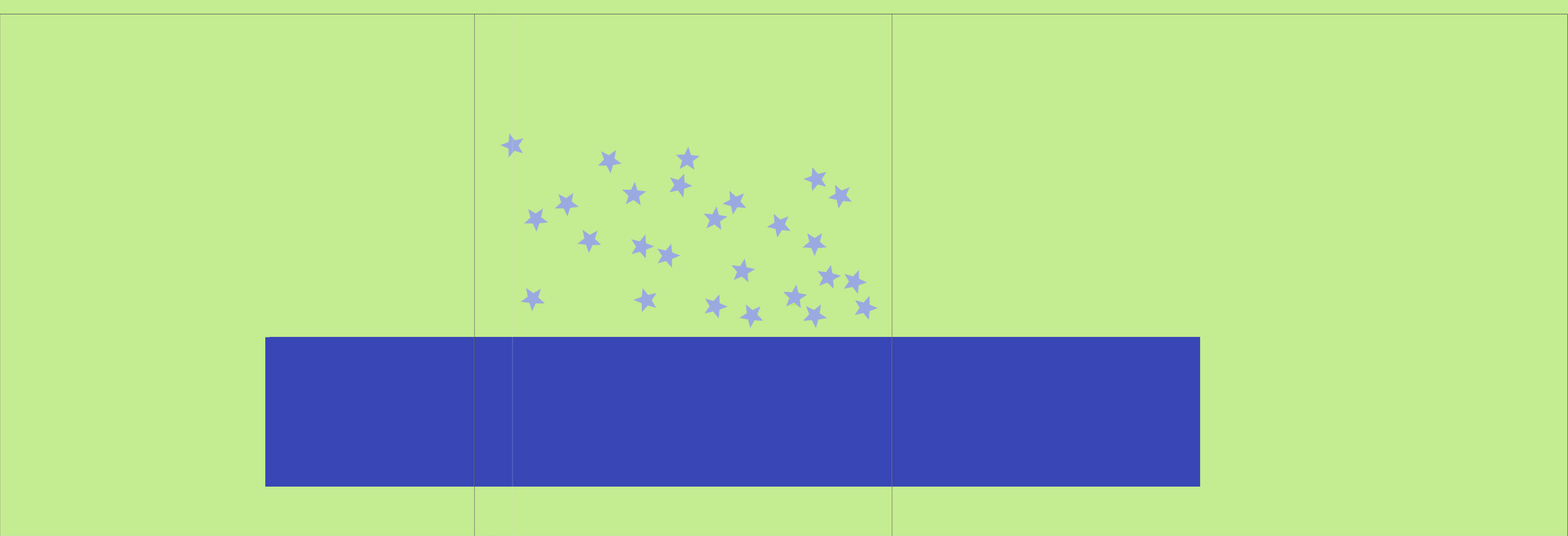
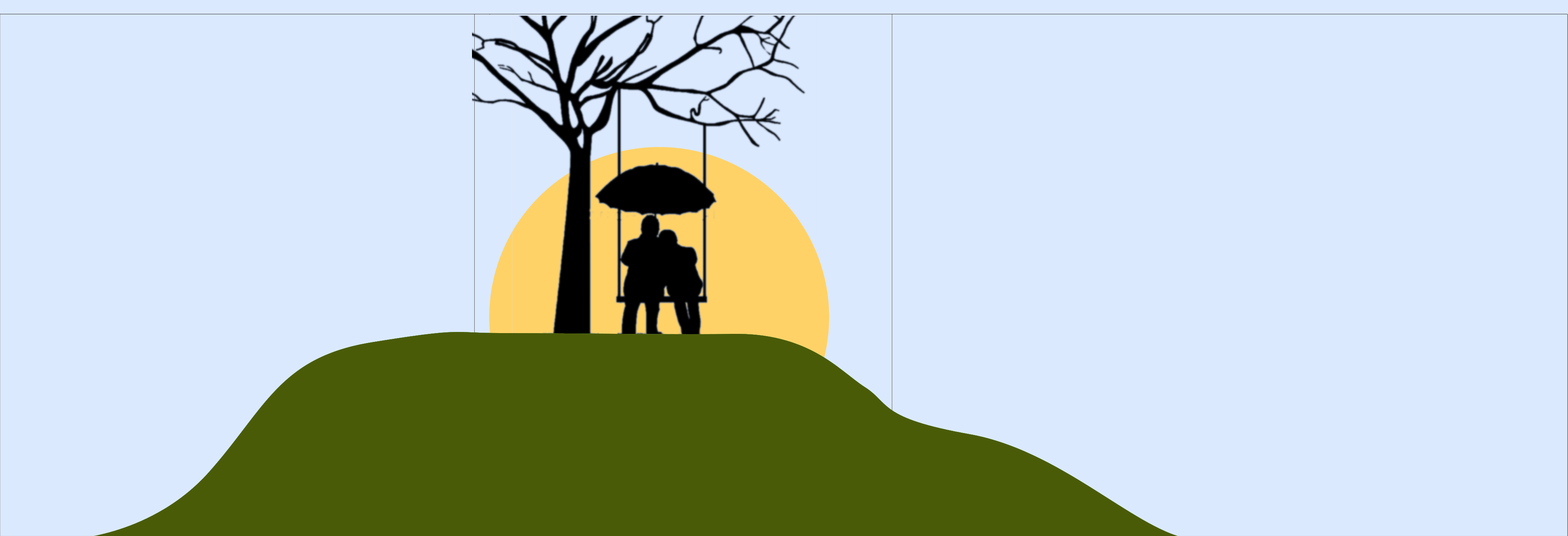
The second (1568, 536) image is a revision of the first. Changes to its layers:
added layer "ziemia prosta" above "liście" over (x1=94, y1=331, x2=1178, y2=536)
added layer "drzewko" above "UV Test1.png" over (x1=472, y1=15, x2=817, y2=347)
hid "Drawings" over (x1=3, y1=44, x2=1568, y2=536)
renamed "Background" to "Niebo", painted on it, masked it over (x1=0, y1=0, x2=1568, y2=536)
added layer "background" over (x1=0, y1=0, x2=1568, y2=536)
